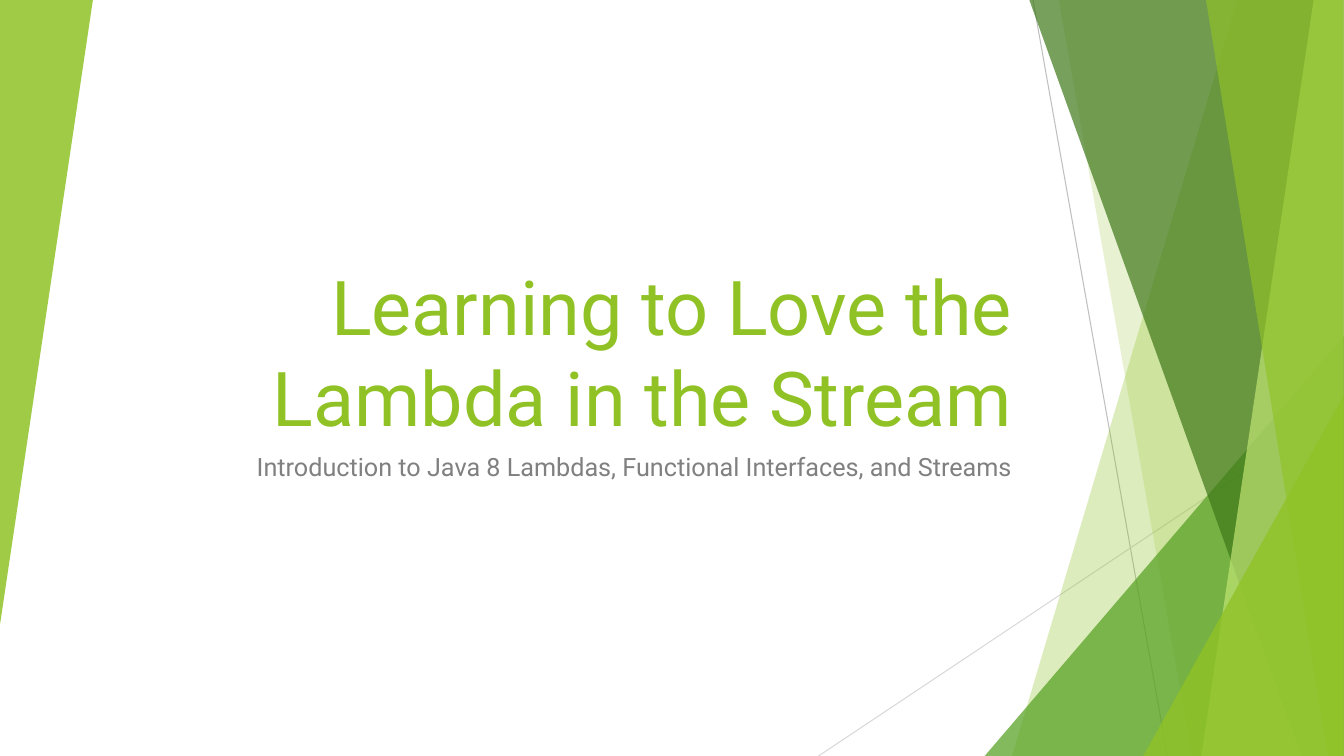
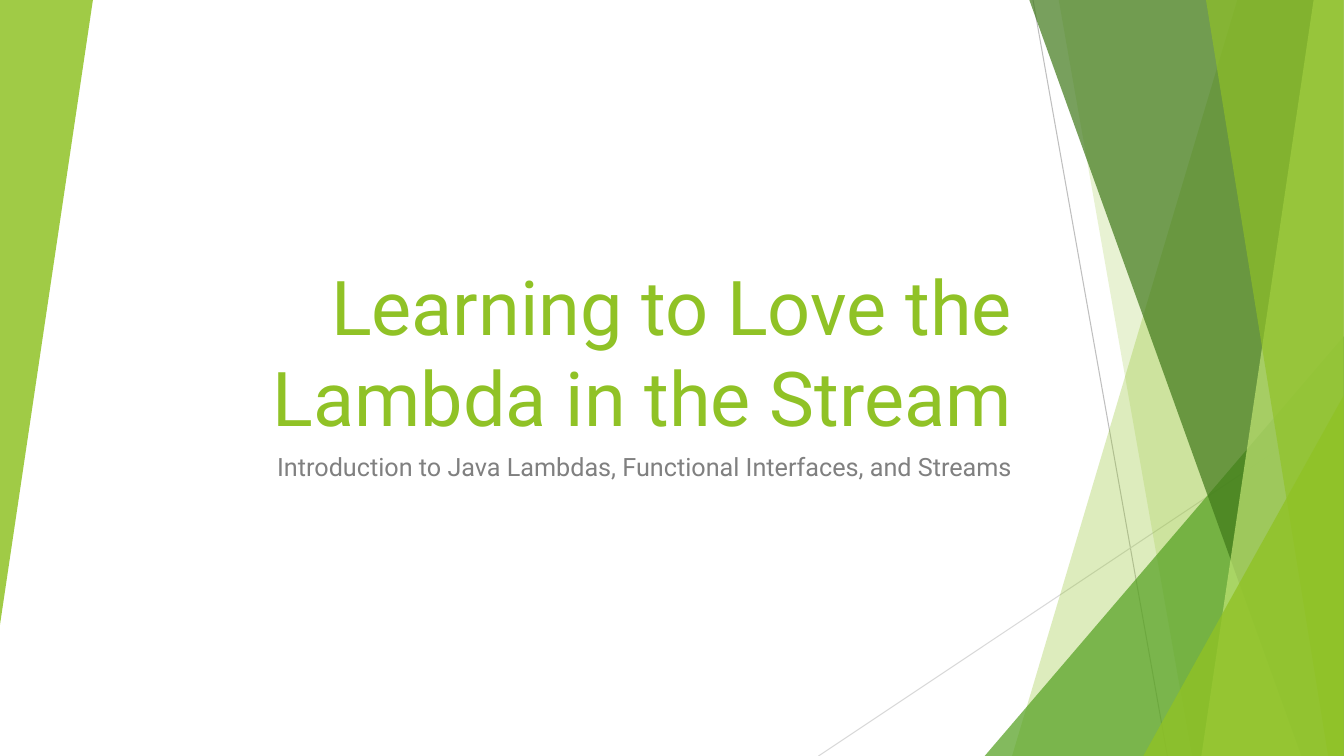
Before and after one commit to RichardRoda/2017-CodePaLOUsa-Lambda, a slide deck: slide 1 of Learning to Love the Lambda in the Stream.pptx. Drawn at 1344x756 pixels with LibreOffice and Linux fonts; fonts in the diff are those of the drawing. Boxes give left, top, right and bottom in pixels: in the first picture for what was removed or moved away, otherwise in the second. Text is boxed around its words. In the diff, an @@ line names an element or a change of style, - is before the commit and + after.

Commit message:
Remove "Java 8" and replace with "Java".  Java 8 is eight years old.  It makes little sense to call it out as a separate version when the majority of developers are using at least Java 8 if not newer now.

```diff
--- a/Learning to Love the Lambda in the Stream.pptx
+++ b/Learning to Love the Lambda in the Stream.pptx
@@ subtitle at [277, 457, 1012, 480]: text changed @@
-Introduction to Java 8 Lambdas, Functional Interfaces, and Streams
+Introduction to Java Lambdas, Functional Interfaces, and Streams
```
Also in this commit, not shown: 3 other slides changed, 1 other file.
